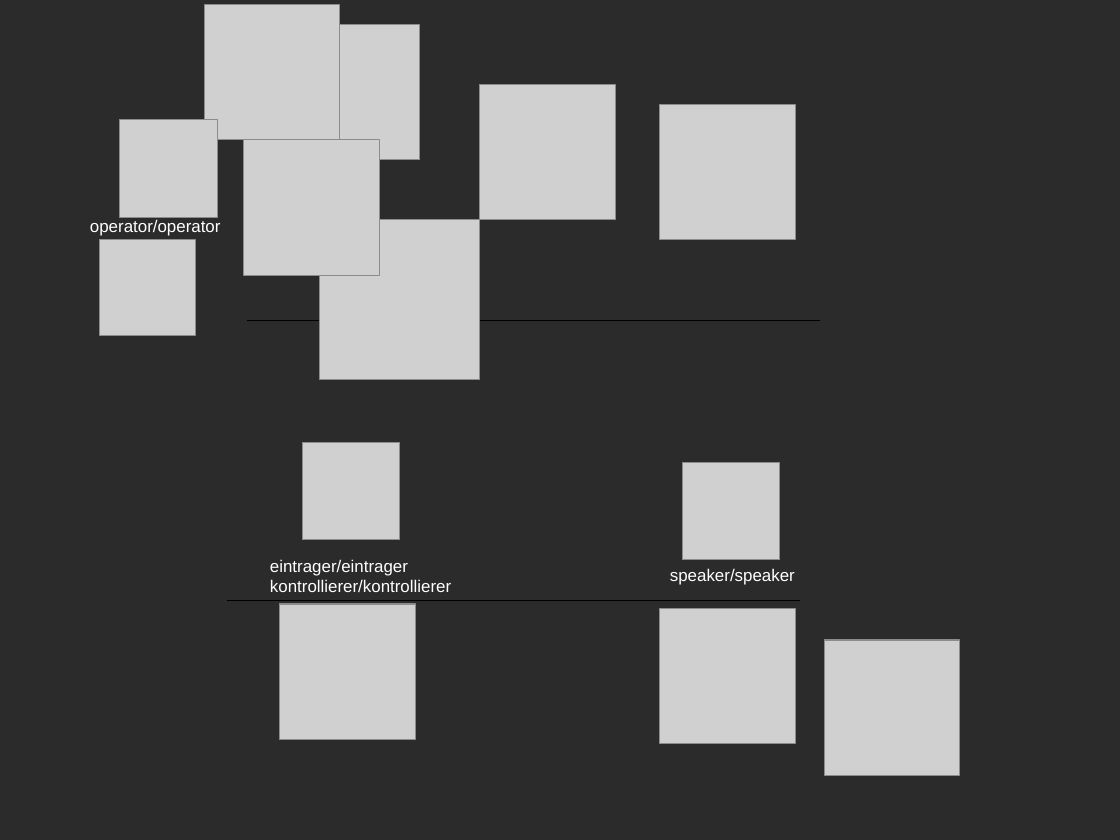
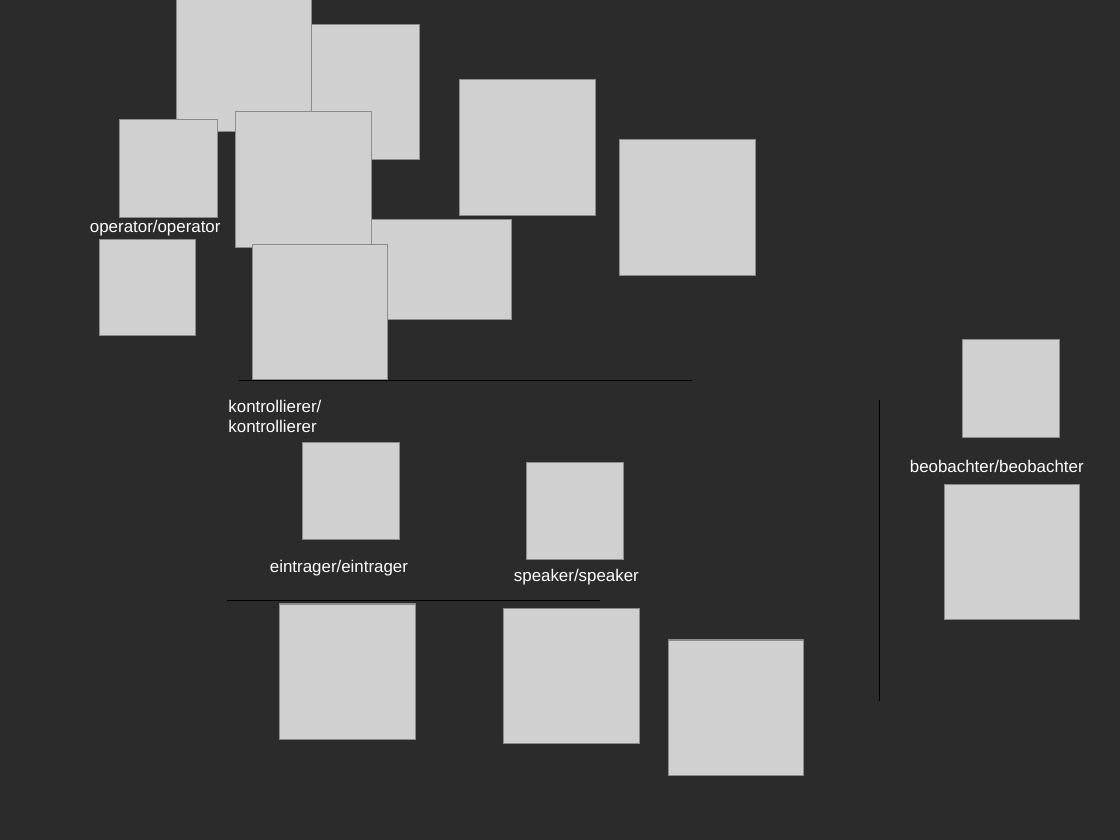
Before and after one commit to marthaler/schuelerturnier, a slide deck: slide 2 of mad_schuelerturnier_parent/praesentation.odp. Drawn at 1120x840 pixels with LibreOffice and Linux fonts; fonts in the diff are those of the drawing; grey boxes stand for pictures; background and template pictures are left out; a plain dark background stands for a picture behind light text. Boxes give left, top, right and bottom in pixels: in the first picture for what was removed or moved away, otherwise in the second. Text is boxed around its words. In the diff, an @@ line names an element or a change of style, - is before the commit and + after.

```diff
--- a/mad_schuelerturnier_parent/praesentation.odp
+++ b/mad_schuelerturnier_parent/praesentation.odp
@@ picture: place and size @@
-picture at [204, 4, 339, 139]
+picture at [177, 0, 312, 132]
@@ picture: place and size @@
-picture at [480, 84, 615, 220]
+picture at [460, 80, 596, 215]
@@ picture: place and size @@
-picture at [244, 140, 379, 275]
+picture at [236, 112, 371, 247]
@@ picture: place and size @@
-picture at [661, 105, 796, 240]
+picture at [620, 140, 755, 275]
@@ picture: place and size @@
-picture at [320, 221, 480, 380]
+picture at [372, 221, 512, 320]
@@ picture added at [253, 245, 388, 380] @@
@@ picture added at [962, 340, 1060, 438] @@
@@ line moved from (248, 320) - (820, 320) to (240, 380) - (692, 380) @@
@@ text added at [228, 399, 321, 432], 12 pt, text #FFFFFF @@
+kontrollierer/kontrollierer
@@ line added from (880, 400) to (880, 700), #000000 0 pt @@
@@ text added at [910, 459, 1084, 472], 12 pt, text #FFFFFF @@
+beobachter/beobachter
@@ picture added at [945, 485, 1080, 620] @@
@@ text at [270, 559, 408, 576]: text changed @@
-eintrager/eintrager
-kontrollierer/kontrollierer
+eintrager/eintrager
@@ 3 pictures, 1 text: place and size @@
-3 pictures, 1 text at [661, 462, 960, 775]
+3 pictures, 1 text at [504, 462, 804, 775]
@@ line moved from (228, 601) - (800, 601) to (228, 601) - (601, 601) @@
```
Also in this commit, not shown: 1 other slide changed, 5 other files.
